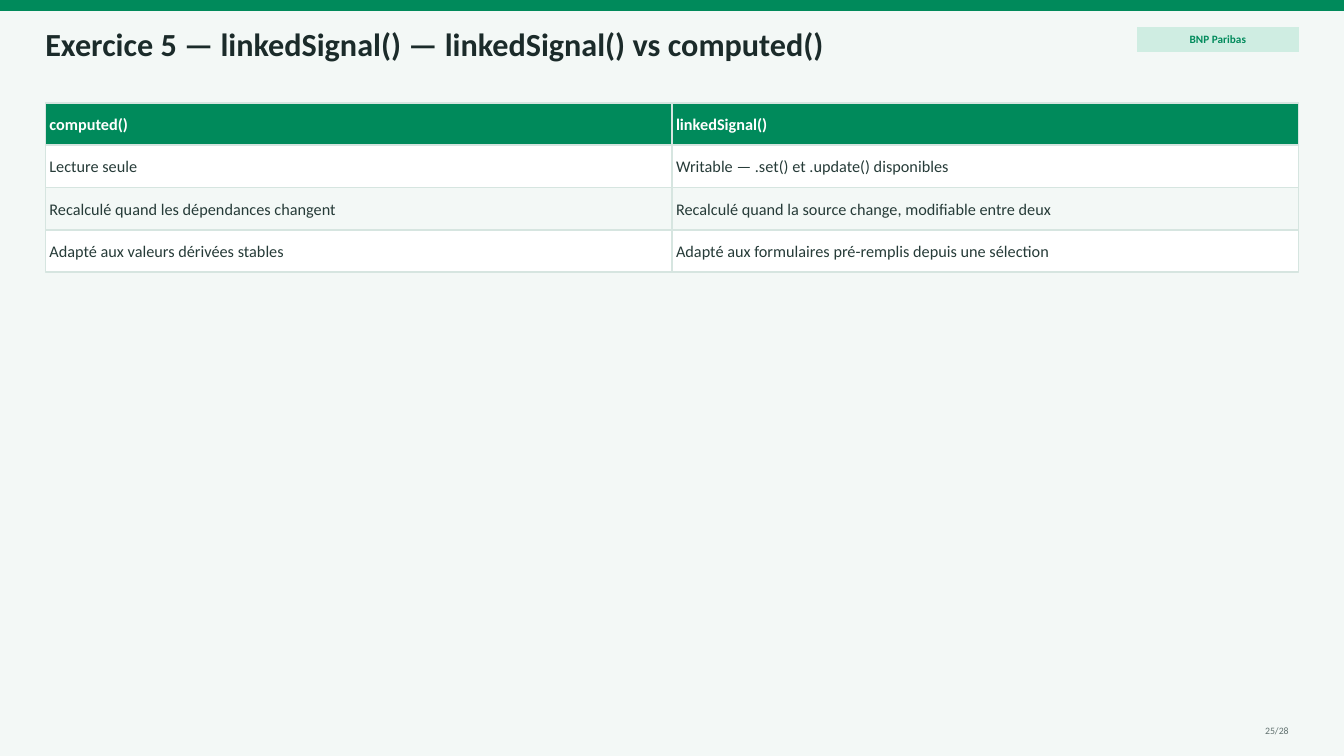
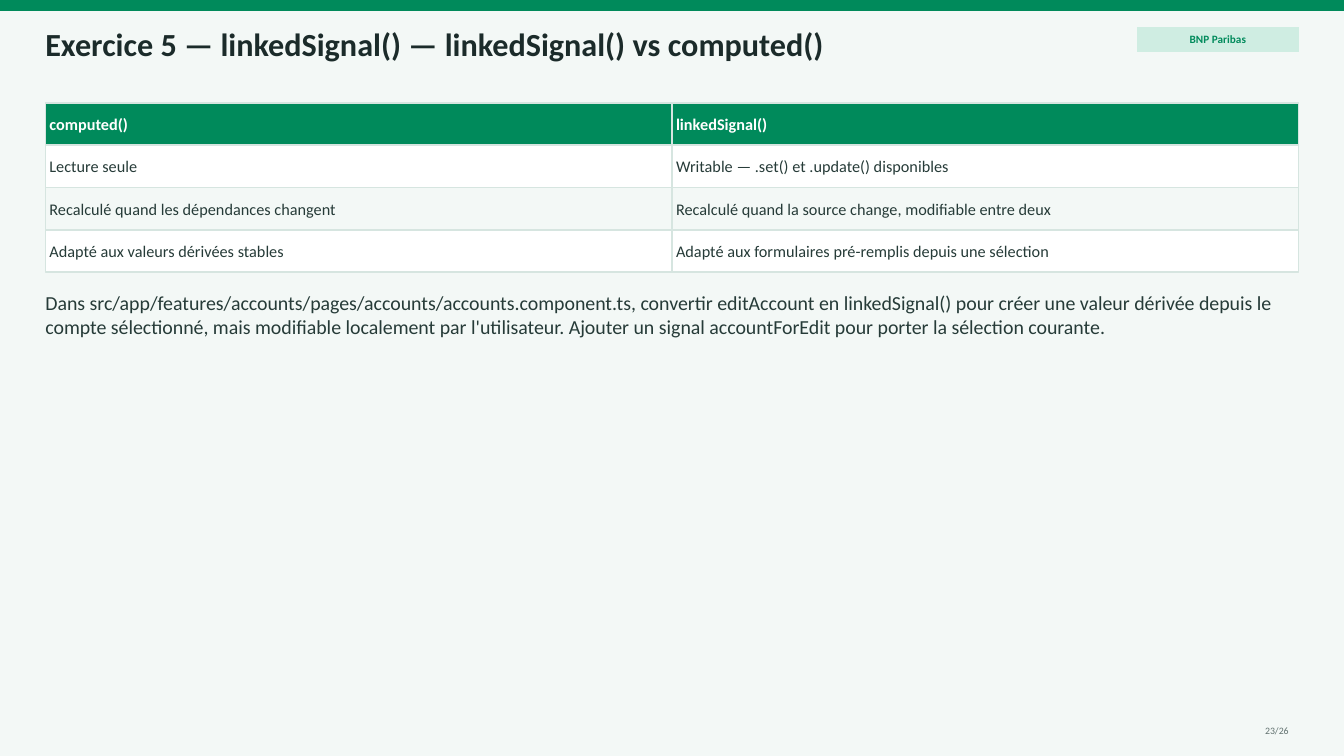
Before and after one commit to AchrafSlaoui/dojo-angular, a slide deck: slide 23 of docs/dojo-signals.pptx (slide 25 before the commit). Drawn at 1344x756 pixels with LibreOffice and Linux fonts; fonts in the diff are those of the drawing. Boxes give left, top, right and bottom in pixels: in the first picture for what was removed or moved away, otherwise in the second. Text is boxed around its words. In the diff, an @@ line names an element or a change of style, - is before the commit and + after.

```diff
--- a/docs/dojo-signals.pptx
+++ b/docs/dojo-signals.pptx
@@ text added at <box>45,295,1271,338</box>, 14.2 pt, text #263B38 @@
+Dans src/app/features/accounts/pages/accounts/accounts.component.ts, convertir editAccount en linkedSignal() pour créer une valeur dérivée depuis le compte sélectionné, mais modifiable localement par l'utilisateur. Ajouter un signal accountForEdit pour porter la sélection courante.
```
Also in this commit, not shown: 25 other slides changed, 2 slides removed, 4 other files.
